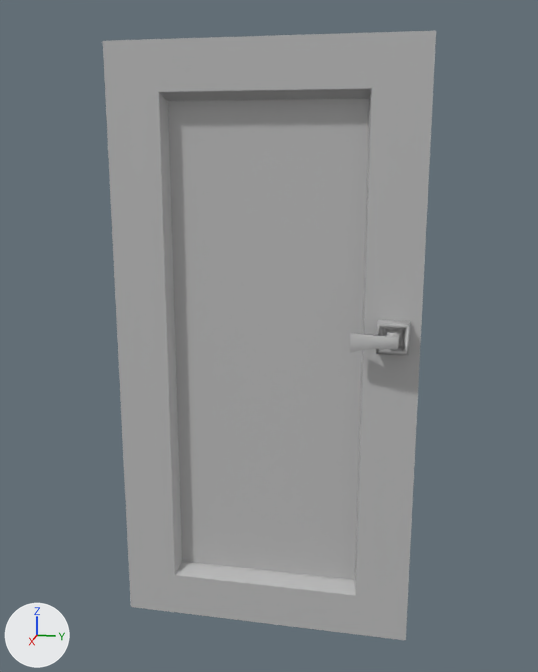
A saved change to the FBX model project-middleisle/Assets/Geometry/Glass Door.fbx.
Both versions are drawn from a 50 mm lens placed at (2.7, 1.09, 1.82), pointed at (0.05, 0.56, 1.16). Arrows for +X, +Y and +Z are at lower left; the lights stay in place. Where no turn or scale is listed for an object, it has been applied to the vertices.

Before the edit, the objects in view are built like this:
```python
mat_lambert4 = principled_material('lambert4')
mat_lambert4.base_color = (0.5, 0.5, 0.5)  # grey #bcbcbc
me_mesh = bpy.data.meshes.new('Mesh')
me_mesh.from_pydata(...)  # 108 vertices, 101 faces; spans x -0.12..0.25, y 0.0..1.12, z 0.0..2.19
# faces by material slot: [100, 1]
me_mesh.materials.append(mat_lambert1)  # grey #bcbcbc
me_mesh.materials.append(mat_lambert4)  # grey #bcbcbc
# before: 1 (0.14, 0.0, 0.0) at pixel (130, 606), 3 (0.14, 0.0, 2.19) at pixel (102, 40), 5 (0.14, 1.12, 2.19) at pixel (436, 30), 7 (0.14, 1.12, 0.0) at pixel (405, 640), 8 (0.14, 0.92, 0.17) at pixel (355, 595)
# before: 9 (0.14, 0.2, 0.17) at pixel (174, 574), 10 (0.14, 0.92, 2.02) at pixel (371, 88), 11 (0.14, 0.2, 2.02) at pixel (158, 92)
ob_polysurface223 = bpy.data.objects.new('polySurface223', me_mesh)
ob_polysurface223.location = (0.0, 0.0, 0.0)
```
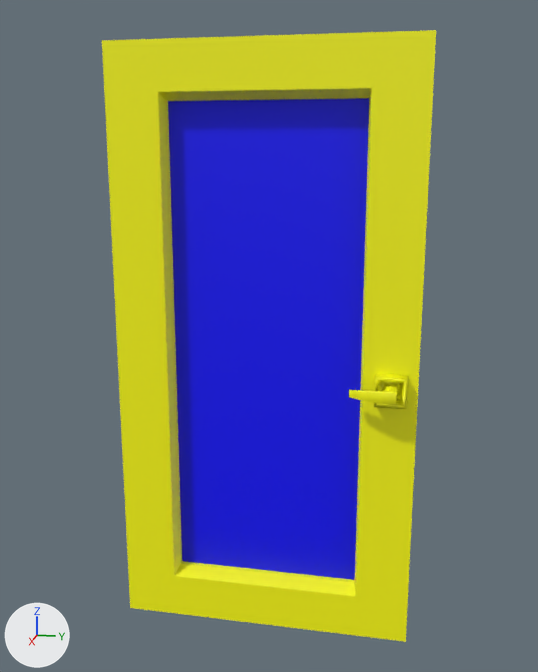
Location of each change, (x1, y1, x2, y2) in pixels of the pictures (538 x 672 px; the box of a moved part takes in the faces that stretch with it):
'polySurface223', recoloured, reshaped (grey to blue): before (103, 31, 436, 640); after (102, 30, 436, 642)
part 1 of me_mesh, added (yellow): after (349, 374, 408, 409)
part 2 of me_mesh, deleted: before (350, 320, 410, 356)
part 3 of me_mesh, moved or reshaped: before (103, 31, 436, 640); after (102, 30, 436, 642)
part 4 of me_mesh, recoloured (grey to yellow): (167, 98, 355, 582) in both

Edits to the bpy script that builds the scene:
```text
Change mat_lambert4:
    mat_lambert4.base_color: (0.5, 0.5, 0.5) -> (0.0, 0.0, 1.0)  # grey #bcbcbc -> blue #0000ff
Add mat_lambert8:
    mat_lambert8 = principled_material('lambert8')
    mat_lambert8.base_color = (1.0, 1.0, 0.0)  # yellow #ffff00
Change me_mesh:
    used by ob_polysurface223; location = (0.0, 0.0, 0.0)
    verts and faces of me_mesh; kept vertices keep their numbers, new ones are numbered from 108
    remove me_mesh.from_pydata(...)  # 108 vertices, 101 faces; spans x -0.12..0.25, y 0.0..1.12, z 0.0..2.19
    add me_mesh.from_pydata(...)  # 108 vertices, 101 faces; spans x -0.11..0.25, y 0.0..1.12, z 0.0..2.19
    me_mesh part 1: a new loose piece of 40 vertices spanning x 0.08..0.25, y 0.88..1.08, z 0.95..1.06, in mat_lambert8 (yellow #ffff00)
    me_mesh part 2: the loose piece of 40 vertices spanning x 0.07..0.25, y 0.88..1.08, z 1.15..1.26 is deleted
    me_mesh part 3
    add for i in [1, 3, 5, *range(7, 12)]: verts[i] += (0.0, 0.0, 0.0)
    me_mesh part 4: 24 faces spanning x 0.0..0.14, y 0.0..1.12, z 0.0..2.19 switch from mat_lambert1 (grey #bcbcbc) to mat_lambert8 (yellow #ffff00)
```
